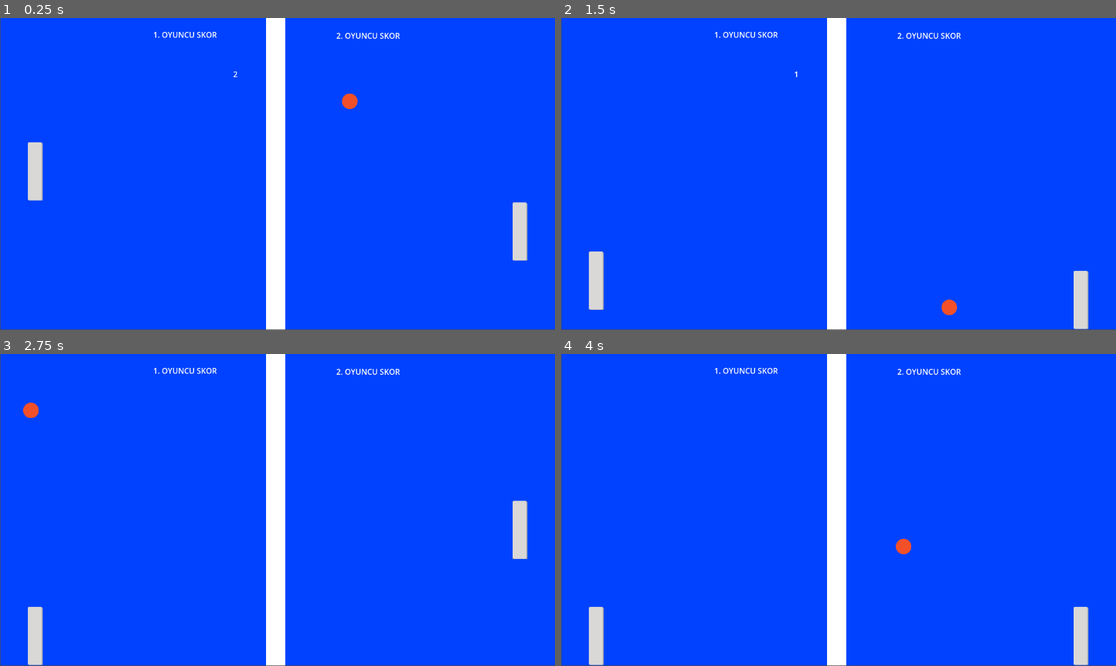
Above: before the commit, frames 1-4 (two rows, left to right).
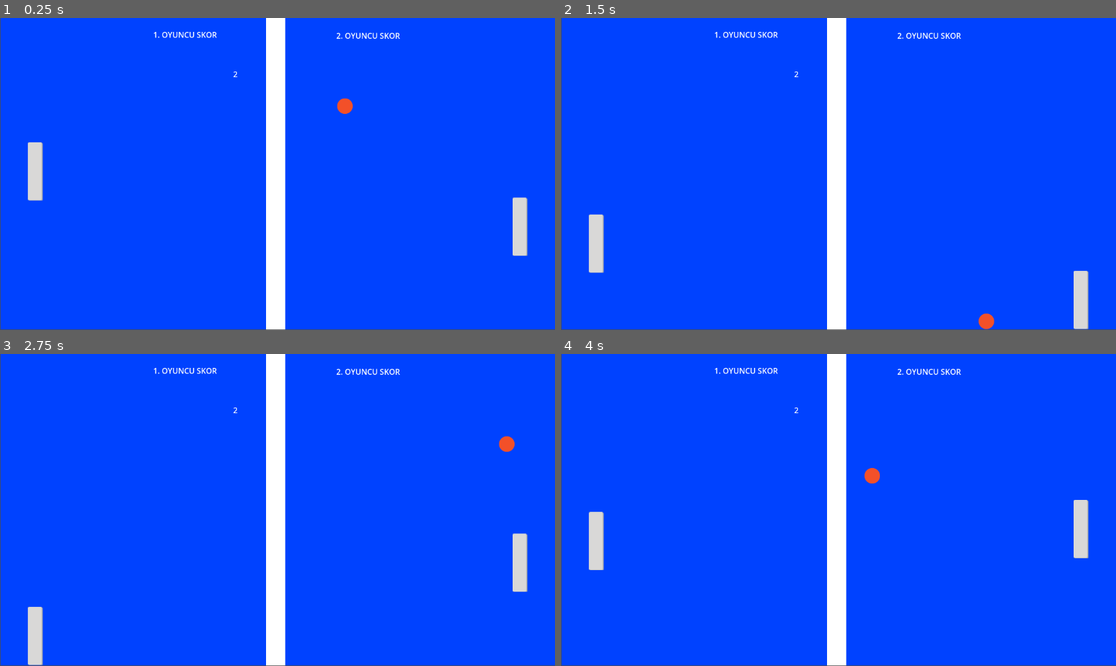
Above: after the commit, the same moments.

Repository: Abdulkadir2516/Ping_pong_oyunu_op25
Game: Godot game, scene res://Sahneler/bölüm.tscn
Two runs of this game, one before a commit and one after it. Both use one fixed random seed, a clock stepped at 60 frames per second and the inputs below.
Inputs:
- Up to frame 1 (0.25 s): no input
- Up to frame 2 (1.5 s): hold S (aşağı) 0.53-1.28 s; tap W (yukarı) at 1.35 s
- Up to frame 3 (2.75 s): hold S (aşağı) from 2.03 s (still down)
- Up to frame 4 (4 s): release S (aşağı) at 2.78 s; tap W (yukarı) at 2.85 s; hold S (aşağı) from 3.53 s (still down)

The runs differ from the first frame. In frame 1, 0.2% of the frame differs, in the area x 60-96%, y 24-78%; in frame 2, 0.9%; in frame 3, 0.8%; in frame 4, 2.3%, in the area x 5-96%, y 17-100%.

Commit message:
body entered eklendi

Diff:
--- a/Kodlar/bölüm.gd
+++ b/Kodlar/bölüm.gd
@@ -15,3 +15,12 @@
 	if $sure.text == "0":
 		$sure.visible = false
 		$Zamanlayici.stop()
+
+
+
+func _on_sol_duvar_body_entered(body: Node2D) -> void:
+	_baslangic()
+
+
+func _on_sağ_duvar_body_entered(body: Node2D) -> void:
+	_baslangic()
--- a/Kodlar/oyuncu2.gd
+++ b/Kodlar/oyuncu2.gd
@@ -1,6 +1,6 @@
 extends CharacterBody2D
 
-var karakterHiz = 20
+var karakterHiz = 10
 
 var top
 
--- a/Sahneler/bölüm.tscn
+++ b/Sahneler/bölüm.tscn
@@ -5,11 +5,11 @@
 [ext_resource type="PackedScene" uid="uid://dkykkxce6dam4" path="res://Sahneler/top.tscn" id="2_c6rms"]
 [ext_resource type="Script" uid="uid://bj87lklg37x3o" path="res://Kodlar/oyuncu2.gd" id="3_cbnne"]
 
+[sub_resource type="RectangleShape2D" id="RectangleShape2D_sq2bo"]
+size = Vector2(1152, 21)
+
 [sub_resource type="RectangleShape2D" id="RectangleShape2D_8on6x"]
 size = Vector2(30, 648)
-
-[sub_resource type="RectangleShape2D" id="RectangleShape2D_sq2bo"]
-size = Vector2(1152, 21)
 
 [node name="Bölüm" type="Node2D"]
 script = ExtResource("1_1pssv")
@@ -60,20 +60,6 @@
 [node name="Top" parent="." instance=ExtResource("2_c6rms")]
 position = Vector2(569, 326)
 
-[node name="Sol Duvar" type="StaticBody2D" parent="."]
-metadata/_edit_group_ = true
-
-[node name="Hitbox" type="CollisionShape2D" parent="Sol Duvar"]
-position = Vector2(-15, 324)
-shape = SubResource("RectangleShape2D_8on6x")
-
-[node name="Sağ Duvar" type="StaticBody2D" parent="."]
-position = Vector2(1183, 0)
-
-[node name="Hitbox" type="CollisionShape2D" parent="Sağ Duvar"]
-position = Vector2(-15, 324)
-shape = SubResource("RectangleShape2D_8on6x")
-
 [node name="Üst Duvar" type="StaticBody2D" parent="."]
 
 [node name="Hitbox" type="CollisionShape2D" parent="Üst Duvar"]
@@ -89,3 +75,18 @@
 
 [node name="Zamanlayici" type="Timer" parent="."]
 wait_time = 3.0
+
+[node name="Sol Duvar" type="Area2D" parent="."]
+
+[node name="Hitbox" type="CollisionShape2D" parent="Sol Duvar"]
+position = Vector2(-15, 324)
+shape = SubResource("RectangleShape2D_8on6x")
+
+[node name="Sağ Duvar" type="Area2D" parent="."]
+
+[node name="Hitbox" type="CollisionShape2D" parent="Sağ Duvar"]
+position = Vector2(1168, 324)
+shape = SubResource("RectangleShape2D_8on6x")
+
+[connection signal="body_entered" from="Sol Duvar" to="." method="_on_sol_duvar_body_entered"]
+[connection signal="body_entered" from="Sağ Duvar" to="." method="_on_sağ_duvar_body_entered"]
